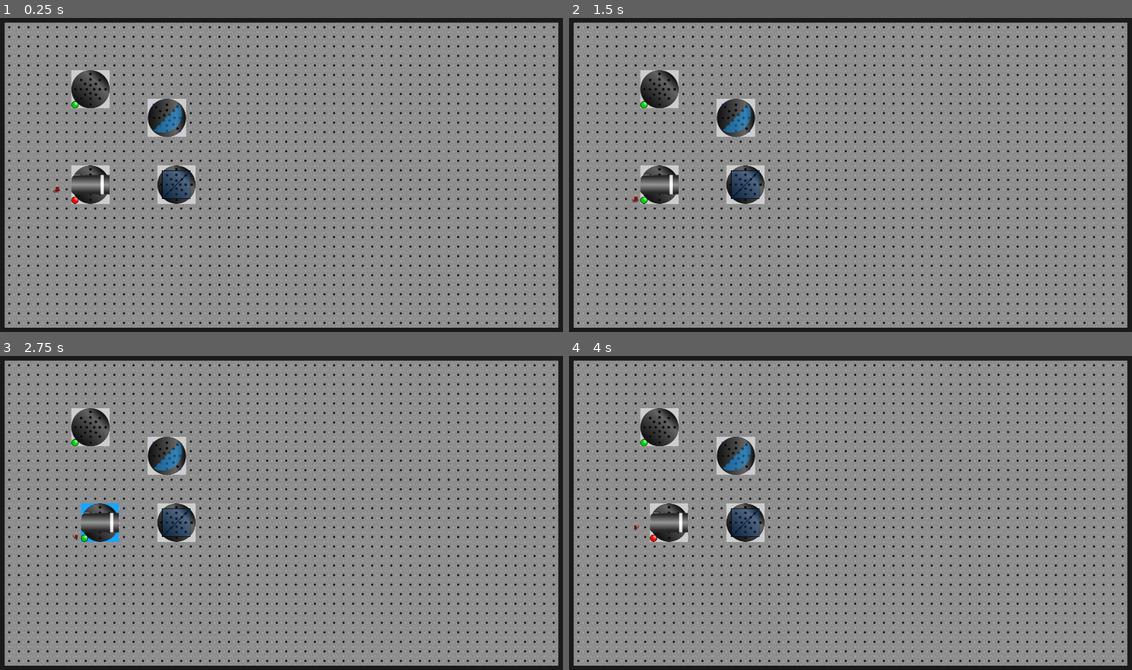
Above: before the commit, frames 1-4 (two rows, left to right).
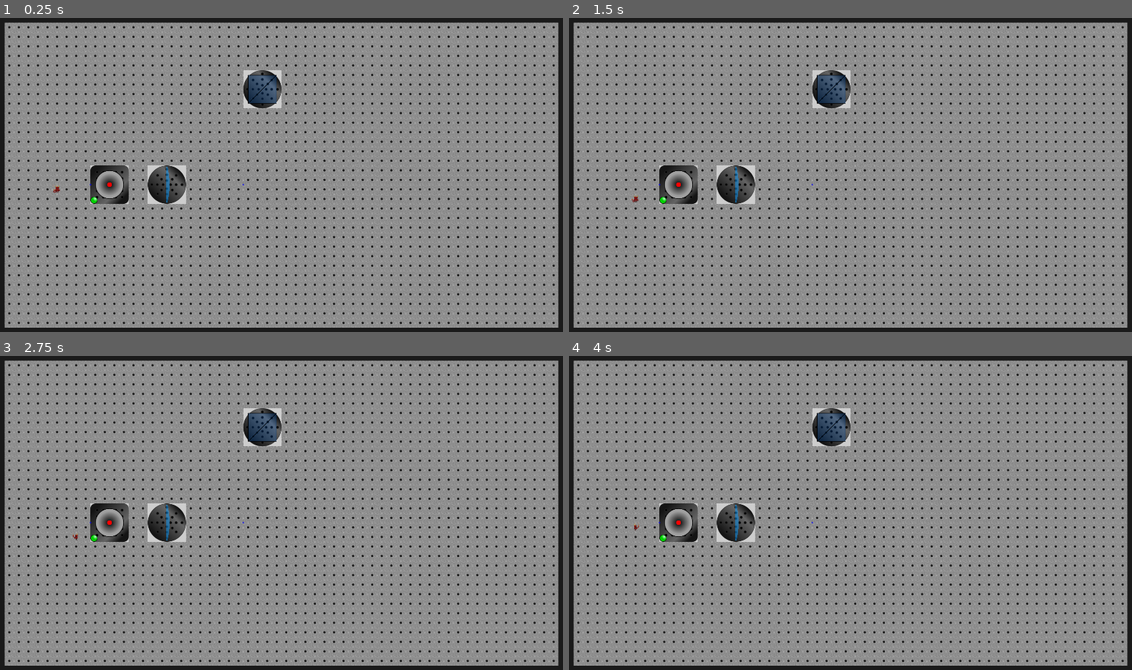
Above: after the commit, the same moments.

Repository: mbapplegate/maxwellDemon
Game: Godot game, scene res://worlds/test_world.tscn
The game is run twice, just before and just after one commit, with the same random seed, the same clock (stepped at 60 frames per second) and the same inputs. The project has no main scene, so this scene is started directly.
Inputs:
- Up to frame 1 (0.25 s): no input
- Up to frame 2 (1.5 s): tap Enter at 0.5 s; hold Right (right) 0.53-1.28 s; hold Shift (pull) 0.53-1.28 s; tap Space (toggleEnergize) at 1.25 s; hold Down (down) from 1.28 s (still down); tap Q (rotateCCW) at 1.35 s
- Up to frame 3 (2.75 s): tap Enter at 2 s; release Down (down) at 2.03 s; hold Right (right) from 2.03 s (still down); hold E (rotateCW) from 2.03 s (still down)
- Up to frame 4 (4 s): tap Space (toggleEnergize) at 2.75, 2.85 s; release Right (right) at 2.78 s; release E (rotateCW) at 2.78 s; hold Up (up) 2.78-3.53 s; tap Enter at 3.5 s; hold Left (left) from 3.53 s (still down); hold Shift (pull) from 3.53 s (still down)

The runs differ from the first frame. In frame 1, 4.3% of the frame differs, in the area x 12-50%, y 16-60%; in frame 2, 4.3%; in frame 3, 4.2%; in frame 4, 4.2%.

Commit message:
Added point sources

Diff:
--- a/scenes/BeamSplitter/beam_splitter.gd
+++ b/scenes/BeamSplitter/beam_splitter.gd
@@ -20,7 +20,9 @@
 		instance.rayColor = photonObj.rayColor
 		instance.energy = photonObj.energy
 		instance.index_of_refraction = photonObj.index_of_refraction
-		var newDir = photonObj.propDir.bounce(collNormal).normalized()
+		var newDir = photonObj.propDir
+		if collNormal:
+			newDir = photonObj.propDir.bounce(collNormal.normalized()).normalized()
 		instance.propDir =newDir
 		instance.global_position = collPoint
 
--- /dev/null
+++ b/scenes/PointSource/point_source.gd
@@ -0,0 +1,34 @@
+extends pushableObject
+
+@export var angleRange : Vector2 = Vector2(-PI/2.0,PI/2.0)
+@export var numRaysPerTimeout : int = 1
+@export var rayColor : Vector3 = Vector3(1.0, 0, 1.0)
+@onready var ray = preload("res://scenes/LightPacket/light_packet.tscn")
+@onready var sourceBall = $sourceBall
+
+var sourceParent = null
+var rng = RandomNumberGenerator.new()
+
+func _ready():
+	isRotatable = false
+	sourceParent = get_parent()
+	sourceBall.modulate = Color(rayColor[0], rayColor[1],rayColor[2])
+
+func _on_timer_timeout():
+	var angle = 0
+	var instance
+	var yLoc
+	if (isEnergized):
+		for i in numRaysPerTimeout:
+
+			angle = rng.randf_range(angleRange[0],angleRange[1])
+
+			#print("Timeout. Angle: ",angle)
+			instance = ray.instantiate()
+			instance.propDir = Vector2(cos(angle),sin(angle))
+			instance.position = to_global(Vector2.ZERO)
+			instance.rayColor = rayColor
+			instance.scale[0] = 1.0/self.scale[0]
+			instance.scale[1] = 1.0 / self.scale[1]
+			if sourceParent:
+				sourceParent.add_child(instance)
--- /dev/null
+++ b/scenes/PointSource/point_source.tscn
@@ -0,0 +1,26 @@
+[gd_scene load_steps=5 format=3 uid="uid://cadtm4ftf8bxq"]
+
+[ext_resource type="PackedScene" uid="uid://beic3gevjusuj" path="res://scenes/PushableObject/pushable_object.tscn" id="1_2rrb0"]
+[ext_resource type="Texture2D" uid="uid://bgvgdxhdru3y2" path="res://scenes/PointSource/sourcePedestal.png" id="2_6jece"]
+[ext_resource type="Script" path="res://scenes/PointSource/point_source.gd" id="2_mk28k"]
+[ext_resource type="Texture2D" uid="uid://0dgf3cefecwr" path="res://scenes/PointSource/sourceCircle.png" id="4_6043a"]
+
+[node name="PointSource" instance=ExtResource("1_2rrb0")]
+position = Vector2(103, 98)
+script = ExtResource("2_mk28k")
+angleRange = Vector2(-1.5708, 1.5708)
+numRaysPerTimeout = 1
+rayColor = Vector3(1, 0, 1)
+isEnergized = true
+
+[node name="Pedestal" type="Sprite2D" parent="." index="4"]
+texture = ExtResource("2_6jece")
+
+[node name="Timer" type="Timer" parent="." index="5"]
+wait_time = 0.125
+autostart = true
+
+[node name="sourceBall" type="Sprite2D" parent="." index="6"]
+texture = ExtResource("4_6043a")
+
+[connection signal="timeout" from="Timer" to="." method="_on_timer_timeout"]
--- /dev/null
+++ b/scenes/PointSource/sourcePedestal.svg
@@ -0,0 +1,131 @@
+<?xml version="1.0" encoding="UTF-8" standalone="no"?>
+<!-- Created with Inkscape (http://www.inkscape.org/) -->
+
+<svg
+   xmlns:dc="http://purl.org/dc/elements/1.1/"
+   xmlns:cc="http://creativecommons.org/ns#"
+   xmlns:rdf="http://www.w3.org/1999/02/22-rdf-syntax-ns#"
+   xmlns:svg="http://www.w3.org/2000/svg"
+   xmlns="http://www.w3.org/2000/svg"
+   xmlns:xlink="http://www.w3.org/1999/xlink"
+   xmlns:sodipodi="http://sodipodi.sourceforge.net/DTD/sodipodi-0.dtd"
+   xmlns:inkscape="http://www.inkscape.org/namespaces/inkscape"
+   width="128"
+   height="128"
+   viewBox="0 0 33.866666 33.866668"
+   version="1.1"
+   id="svg4974"
+   inkscape:version="0.92.5 (2060ec1f9f, 2020-04-08)"
+   sodipodi:docname="sourcePedestal.svg">
+  <defs
+     id="defs4968">
+    <linearGradient
+       inkscape:collect="always"
+       id="linearGradient1973">
+      <stop
+         style="stop-color:#ffffff;stop-opacity:1"
+         offset="0"
+         id="stop1969" />
+      <stop
+         style="stop-color:#505050;stop-opacity:1"
+         offset="1"
+         id="stop1971" />
+    </linearGradient>
+    <radialGradient
+       inkscape:collect="always"
+       xlink:href="#linearGradient1973"
+       id="radialGradient1975"
+       cx="16.933334"
+       cy="280.06665"
+       fx="16.933334"
+       fy="280.06665"
+       r="14.324769"
+       gradientUnits="userSpaceOnUse"
+       gradientTransform="matrix(0.88805284,0,0,0.88805284,1.8956387,31.352666)" />
+  </defs>
+  <sodipodi:namedview
+     id="base"
+     pagecolor="#ffffff"
+     bordercolor="#666666"
+     borderopacity="1.0"
+     inkscape:pageopacity="0.0"
+     inkscape:pageshadow="2"
+     inkscape:zoom="3.959798"
+     inkscape:cx="13.89787"
+     inkscape:cy="70.20921"
+     inkscape:document-units="px"
+     inkscape:current-layer="layer1"
+     showgrid="false"
+     units="px"
+     inkscape:showpageshadow="false"
+     inkscape:snap-bbox="true"
+     inkscape:snap-bbox-midpoints="true"
+     inkscape:bbox-paths="true"
+     inkscape:bbox-nodes="true"
+     inkscape:window-width="1744"
+     inkscape:window-height="1009"
+     inkscape:window-x="266"
+     inkscape:window-y="266"
+     inkscape:window-maximized="0"
+     showguides="true"
+     inkscape:guide-bbox="true">
+    <sodipodi:guide
+       position="0,0"
+       orientation="0,128"
+       id="guide5519"
+       inkscape:locked="false" />
+    <sodipodi:guide
+       position="33.866667,0"
+       orientation="-128,0"
+       id="guide5521"
+       inkscape:locked="false" />
+    <sodipodi:guide
+       position="33.866667,33.866667"
+       orientation="0,-128"
+       id="guide5523"
+       inkscape:locked="false" />
+    <sodipodi:guide
+       position="0,33.866667"
+       orientation="128,0"
+       id="guide5525"
+       inkscape:locked="false" />
+    <sodipodi:guide
+       position="16.933333,16.933333"
+       orientation="0,1"
+       id="guide1963"
+       inkscape:locked="false"
+       inkscape:label=""
+       inkscape:color="rgb(0,0,255)" />
+    <sodipodi:guide
+       position="16.933333,16.933333"
+       orientation="1,0"
+       id="guide1965"
+       inkscape:locked="false"
+       inkscape:label=""
+       inkscape:color="rgb(0,0,255)" />
+  </sodipodi:namedview>
+  <metadata
+     id="metadata4971">
+    <rdf:RDF>
+      <cc:Work
+         rdf:about="">
+        <dc:format>image/svg+xml</dc:format>
+        <dc:type
+           rdf:resource="http://purl.org/dc/dcmitype/StillImage" />
+        <dc:title></dc:title>
+      </cc:Work>
+    </rdf:RDF>
+  </metadata>
+  <g
+     inkscape:label="Layer 1"
+     inkscape:groupmode="layer"
+     id="layer1"
+     transform="translate(0,-263.13333)">
+    <circle
+       style="fill:url(#radialGradient1975);fill-opacity:1;stroke:#000000;stroke-width:0.469928;stroke-linecap:butt;stroke-linejoin:bevel;stroke-miterlimit:4;stroke-dasharray:none;stroke-dashoffset:0;stroke-opacity:1"
+       id="path1967"
+       cx="16.933334"
+       cy="280.06665"
+       r="12.486188" />
+  </g>
+</svg>
--- a/worlds/test_world.tscn
+++ b/worlds/test_world.tscn
@@ -1,11 +1,10 @@
-[gd_scene load_steps=12 format=3 uid="uid://ciwb1o3jgik5o"]
+[gd_scene load_steps=11 format=3 uid="uid://ciwb1o3jgik5o"]
 
 [ext_resource type="Script" path="res://worlds/test_world.gd" id="1_0f5qq"]
 [ext_resource type="Texture2D" uid="uid://is28jambjmci" path="res://tiles/world/opticalTable_32x32.png" id="1_ggdl5"]
 [ext_resource type="Texture2D" uid="uid://cgnar1vxyuyml" path="res://tiles/world/wall_32x32.png" id="2_2ej38"]
 [ext_resource type="PackedScene" uid="uid://ojfv06ceqv2a" path="res://scenes/Player/player.tscn" id="3_y4irg"]
-[ext_resource type="PackedScene" uid="uid://beic3gevjusuj" path="res://scenes/PushableObject/pushable_object.tscn" id="4_qlahv"]
-[ext_resource type="PackedScene" uid="uid://2ai0r6raovox" path="res://scenes/LaserSource/laser_source.tscn" id="6_afde2"]
+[ext_resource type="PackedScene" uid="uid://cadtm4ftf8bxq" path="res://scenes/PointSource/point_source.tscn" id="8_1t5aj"]
 [ext_resource type="PackedScene" uid="uid://cy88a0n33mko2" path="res://scenes/BeamSplitter/beam_splitter.tscn" id="8_78hy1"]
 [ext_resource type="PackedScene" uid="uid://b6navnb20xork" path="res://scenes/Lens_PlanoConvex/lens_plano_convex.tscn" id="8_t0pox"]
 
@@ -45,18 +44,16 @@
 position = Vector2(192, 576)
 scale = Vector2(1, 1)
 
-[node name="PushableObject" parent="." instance=ExtResource("4_qlahv")]
-position = Vector2(320, 256)
-isEnergized = true
-
-[node name="LaserSource" parent="." instance=ExtResource("6_afde2")]
-position = Vector2(328, 576)
-scale = Vector2(1, 1)
+[node name="PointSource" parent="." instance=ExtResource("8_1t5aj")]
+position = Vector2(384, 576)
+angleRange = Vector2(-0.25, 0.25)
+numRaysPerTimeout = 4
+rayColor = Vector3(1, 0, 0)
+isRotatable = false
 
 [node name="LensPlanoConvex" parent="." instance=ExtResource("8_t0pox")]
-position = Vector2(560, 344)
-focalLength = 64
-initialAngle = 45.0
+position = Vector2(576, 568)
+focalLength = 256
 
 [node name="BeamSplitter" parent="." instance=ExtResource("8_78hy1")]
-position = Vector2(592, 576)
+position = Vector2(904, 248)
Binary file added: scenes/PointSource/sourceCircle.png
Not shown, added: scenes/PointSource/sourceCircle.png.import
Binary file added: scenes/PointSource/sourcePedestal.png
Not shown, added: scenes/PointSource/sourcePedestal.png.import
Not shown, added: scenes/PointSource/sourcePedestal.svg.import
